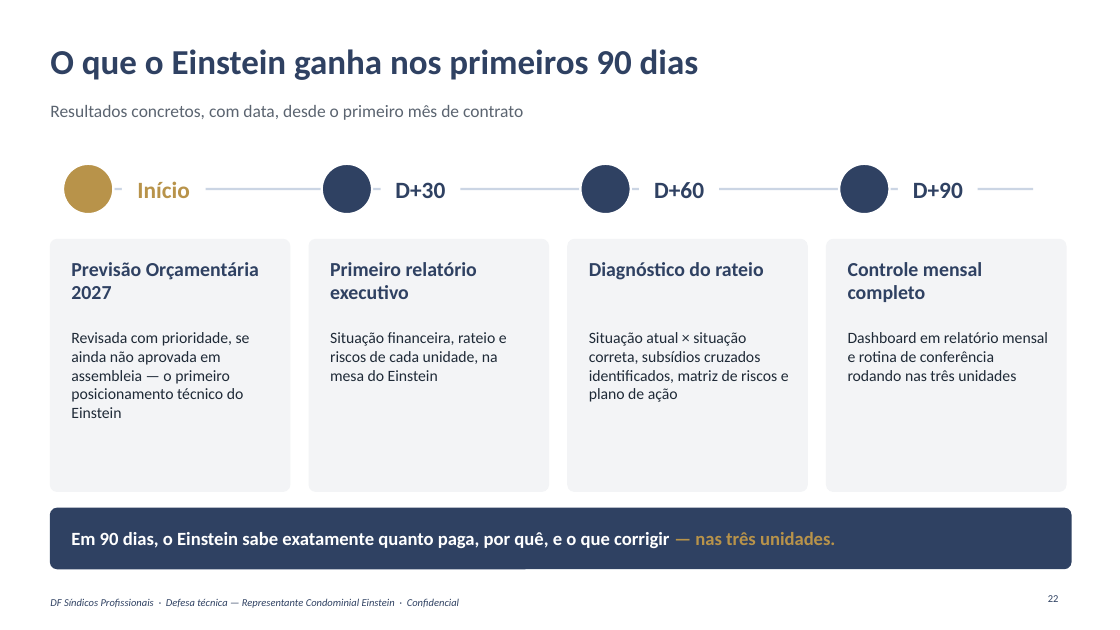
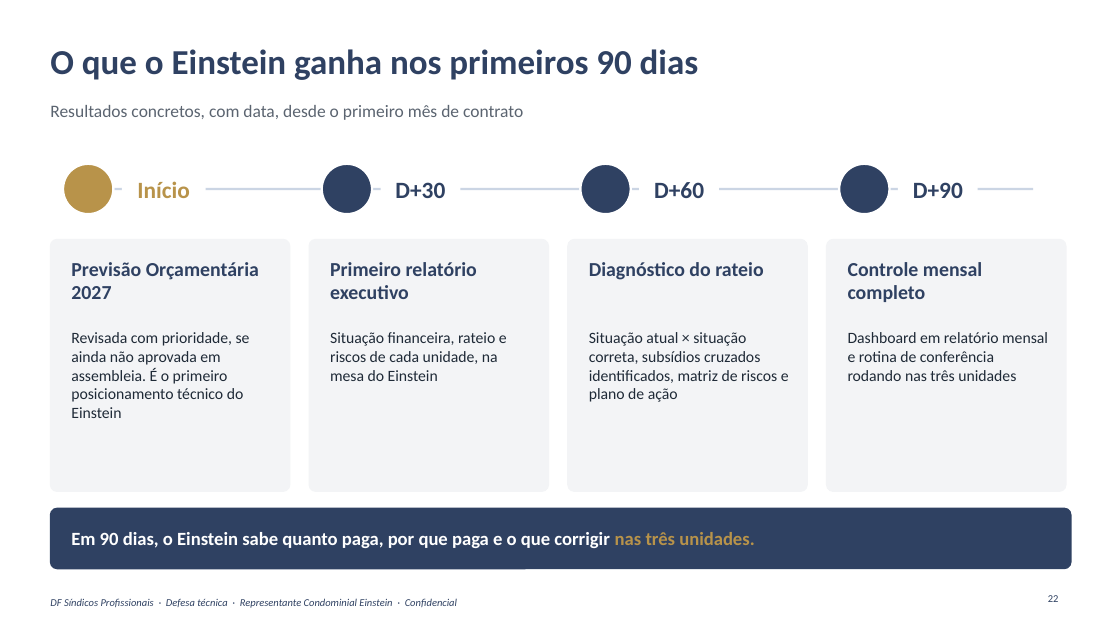
Before and after one commit to caiogavioli/Brainstorm, a slide deck: slide 22 of entregas/apresentacao-13-10/DF_Apresentacao_Einstein_13-10.pptx. Drawn at 1120x630 pixels with LibreOffice and Linux fonts; fonts in the diff are those of the drawing; background and template pictures are left out. Boxes give left, top, right and bottom in pixels: in the first picture for what was removed or moved away, otherwise in the second. Text is boxed around its words. In the diff, an @@ line names an element or a change of style, - is before the commit and + after.

```diff
--- a/entregas/apresentacao-13-10/DF_Apresentacao_Einstein_13-10.pptx
+++ b/entregas/apresentacao-13-10/DF_Apresentacao_Einstein_13-10.pptx
@@ text at [71, 332, 250, 418]: text changed @@
-Revisada com prioridade, se ainda não aprovada em assembleia — o primeiro posicionamento técnico do Einstein
+Revisada com prioridade, se ainda não aprovada em assembleia. É o primeiro posicionamento técnico do Einstein
@@ text at [71, 532, 754, 548]: text changed @@
-Em 90 dias, o Einstein sabe exatamente quanto paga, por quê, e o que corrigir — nas três unidades.
+Em 90 dias, o Einstein sabe quanto paga, por que paga e o que corrigir nas três unidades.
@@ text at [50, 598, 457, 608]: text changed @@
-DF Síndicos Profissionais · Defesa técnica — Representante Condominial Einstein · Confidencial
+DF Síndicos Profissionais · Defesa técnica · Representante Condominial Einstein · Confidencial
```
Also in this commit, not shown: 24 other slides changed, 11 other files.
